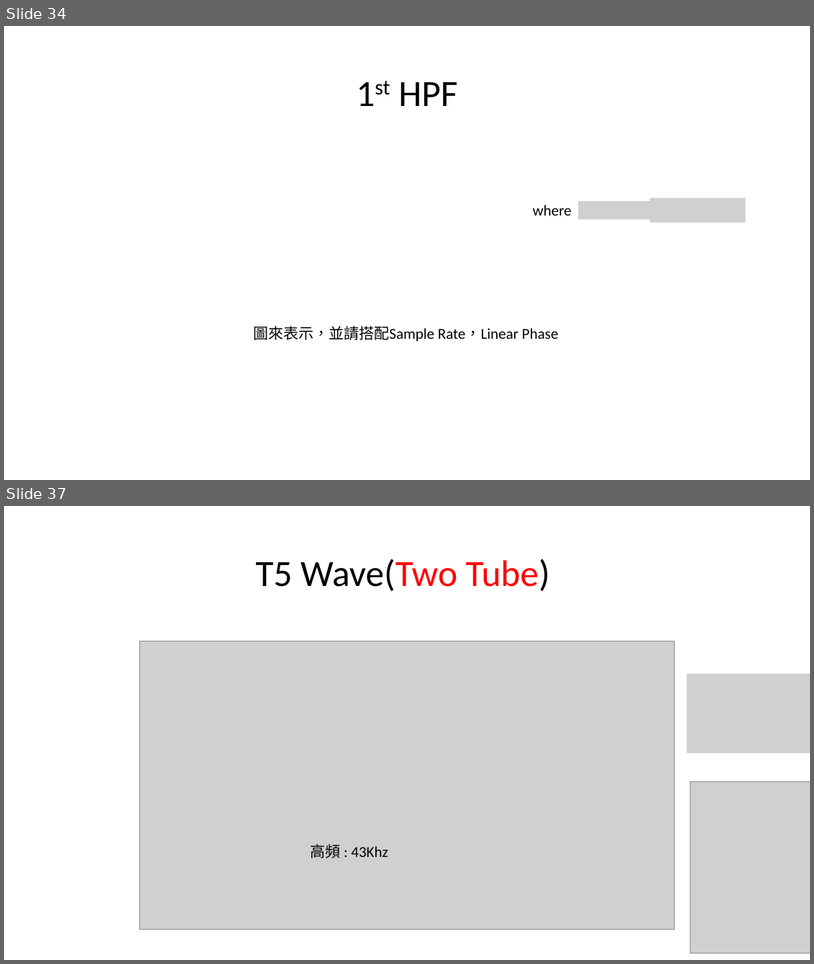
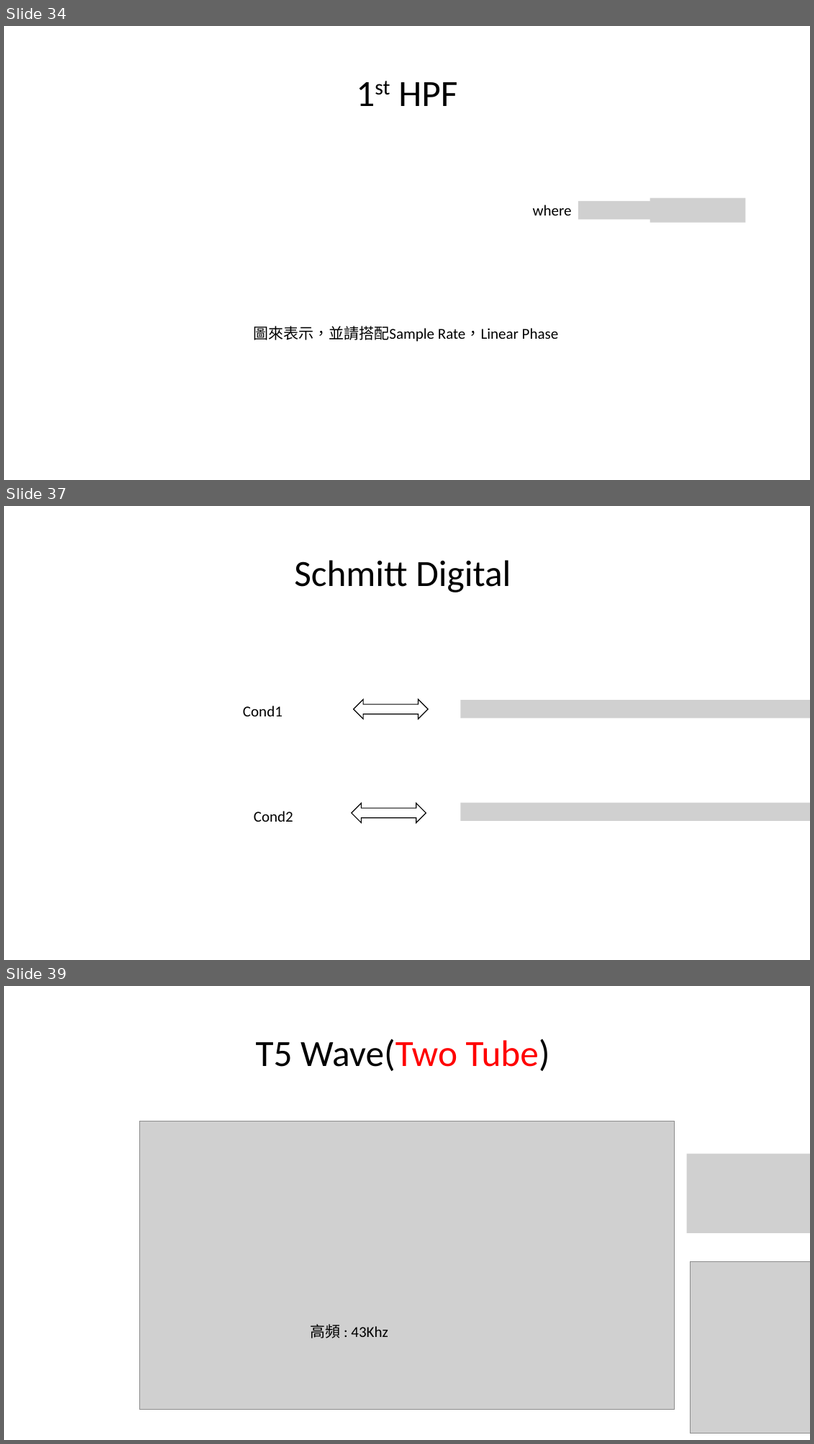
Before and after one commit to a0910281835/Summrary_PDF, a slide deck: Project_Summary_pdf/Project_Summary.pptx. Shown one above the other, each under a label of ours: slides 34 and 37 before the commit, slides 34, 37 and 39 after it; the slides between them are not shown. The pictures are 814x964 and 814x1444 pixels, drawn with LibreOffice and Linux fonts; fonts in the diff are those of the drawing; grey boxes stand for pictures. Boxes give left, top, right and bottom in pixels: in the first picture for what was removed or moved away, otherwise in the second. Text is boxed around its words. In the diff, an @@ line names an element or a change of style, - is before the commit and + after.

Commit message:
* Update Explain Schmitt Digital Code page

```diff
--- a/Project_Summary_pdf/Project_Summary.pptx
+++ b/Project_Summary_pdf/Project_Summary.pptx
@@ slide 37 added at bbox=[4, 506, 810, 960], background #FFFFFF @@
@@ title added at bbox=[294, 560, 511, 592], 44 pt, text #000000 @@
+Schmitt Digital
@@ left right arrow added at bbox=[354, 699, 428, 718], outline #000000 1 pt @@
@@ picture added at bbox=[460, 700, 810, 718] @@
@@ text added at bbox=[243, 705, 283, 716], 18 pt, text #000000 @@
+Cond1
@@ left right arrow added at bbox=[352, 803, 426, 822], outline #000000 1 pt @@
@@ picture added at bbox=[460, 803, 810, 821] @@
@@ text added at bbox=[254, 811, 293, 821], 18 pt, text #000000 @@
+Cond2
@@ what was slide 37 is now slide 39 @@
```
Also in this commit, not shown: 3 slides changed, 2 other slides added.
